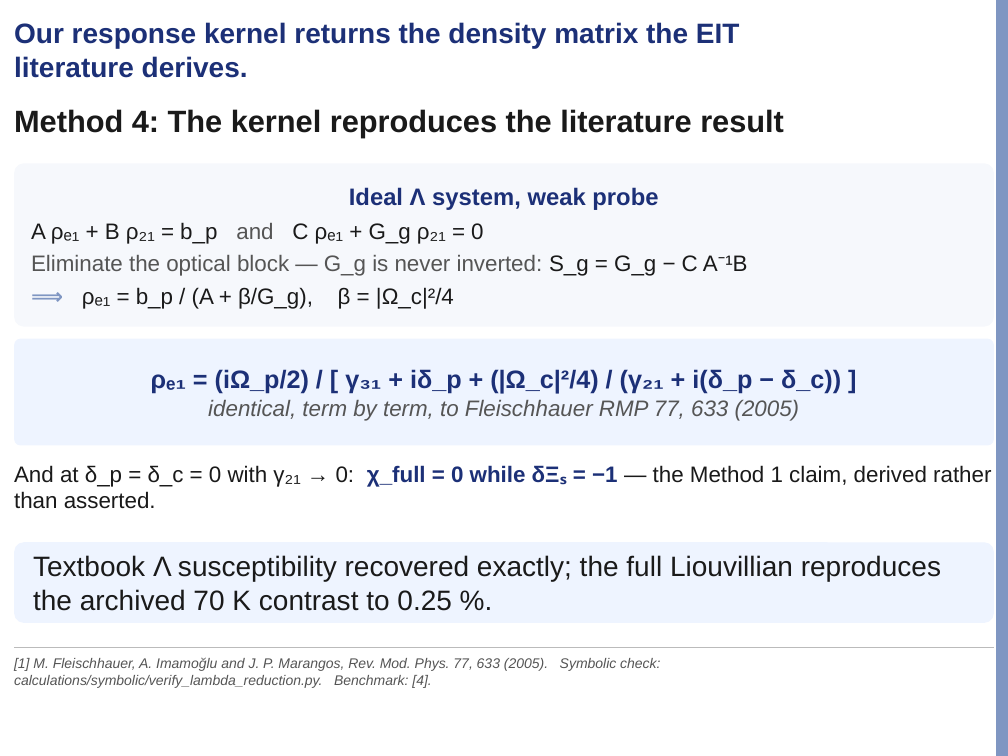
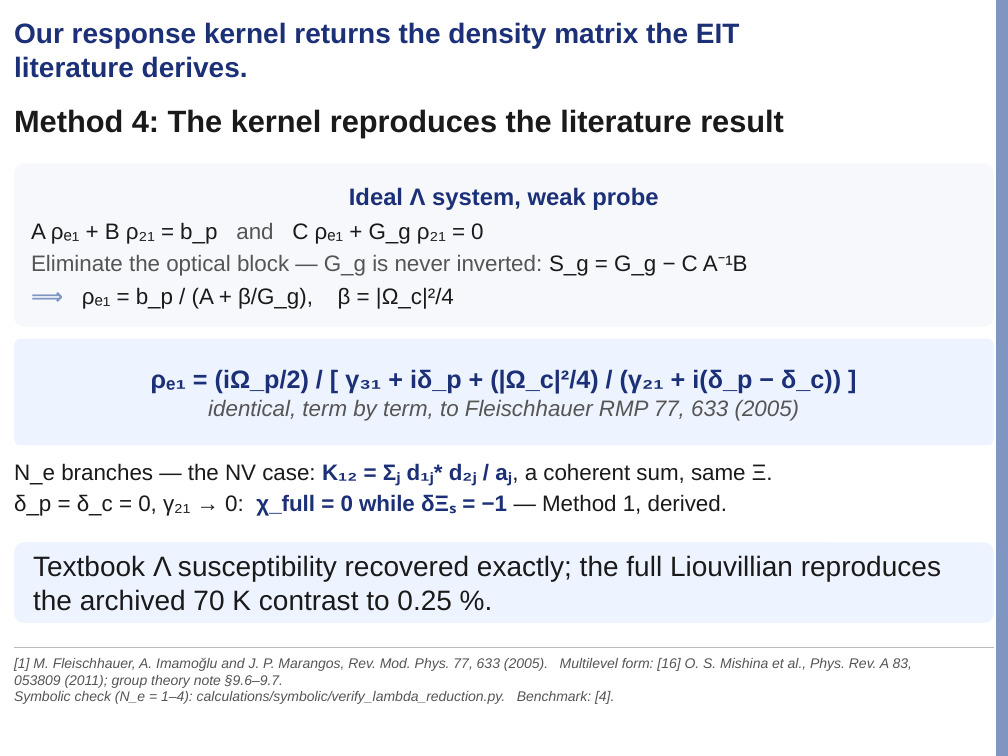
Before and after one commit to Risei412/NV-EIT-space, a slide deck: slide 11 of presentations/lab_seminar/nv_eit_seminar.pptx. Drawn at 1008x756 pixels with LibreOffice and Linux fonts; fonts in the diff are those of the drawing; background and template pictures are left out. Boxes give left, top, right and bottom in pixels: in the first picture for what was removed or moved away, otherwise in the second. Text is boxed around its words. In the diff, an @@ line names an element or a change of style, - is before the commit and + after.

```diff
--- a/presentations/lab_seminar/nv_eit_seminar.pptx
+++ b/presentations/lab_seminar/nv_eit_seminar.pptx
@@ text at [14, 463, 773, 516]: text changed @@
-And at δ_p = δ_c = 0 with γ₂₁ → 0: χ_full = 0 while δΞₛ = −1 — the Method 1 claim, derived rather than asserted.
+N_e branches — the NV case: K₁₂ = Σⱼ d₁ⱼ* d₂ⱼ / aⱼ, a coherent sum, same Ξ.
+δ_p = δ_c = 0, γ₂₁ → 0: χ_full = 0 while δΞₛ = −1 — Method 1, derived.
@@ text at [14, 657, 912, 704]: text changed @@
-[1] M. Fleischhauer, A. Imamoğlu and J. P. Marangos, Rev. Mod. Phys. 77, 633 (2005). Symbolic check: calculations/symbolic/verify_lambda_reduction.py. Benchmark: [4].
+[1] M. Fleischhauer, A. Imamoğlu and J. P. Marangos, Rev. Mod. Phys. 77, 633 (2005). Multilevel form: [16] O. S. Mishina et al., Phys. Rev. A 83, 053809 (2011); group theory note §9.6–9.7.
+Symbolic check (N_e = 1–4): calculations/symbolic/verify_lambda_reduction.py. Benchmark: [4].
```
Also in this commit, not shown: 4 other files.
